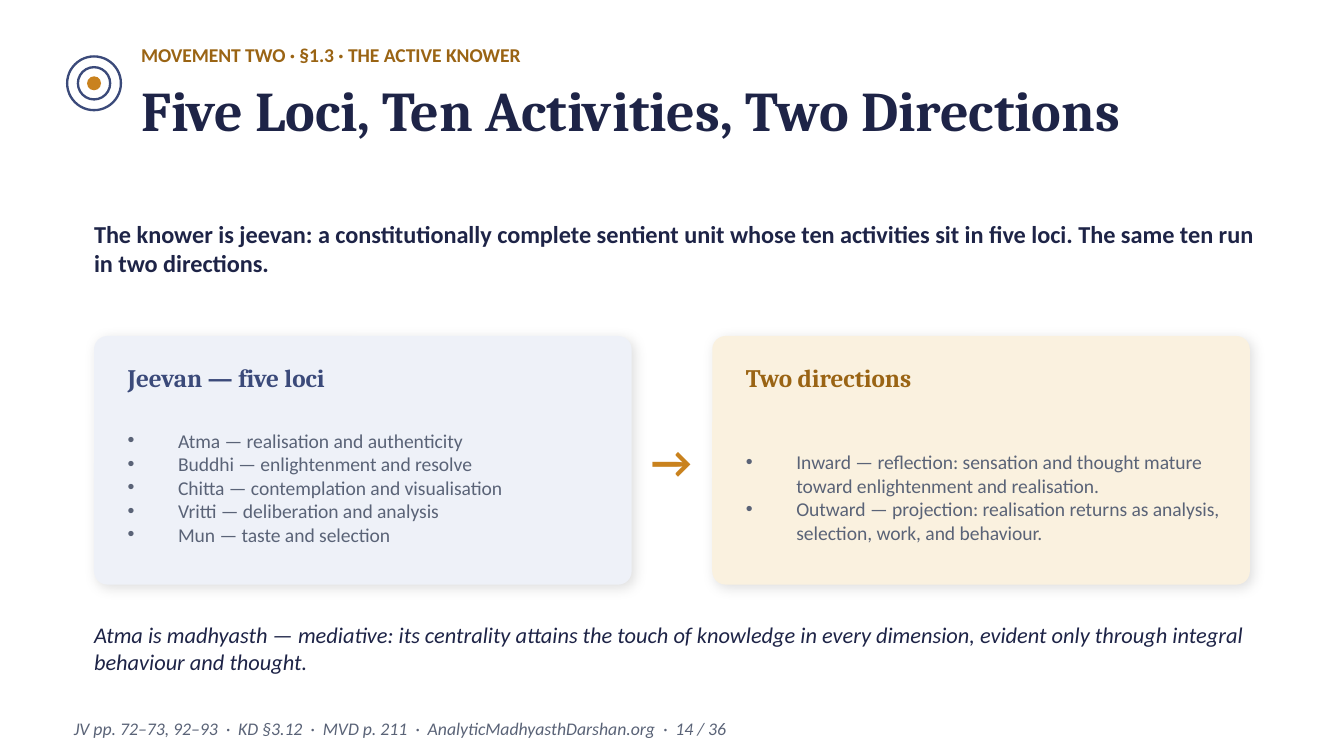
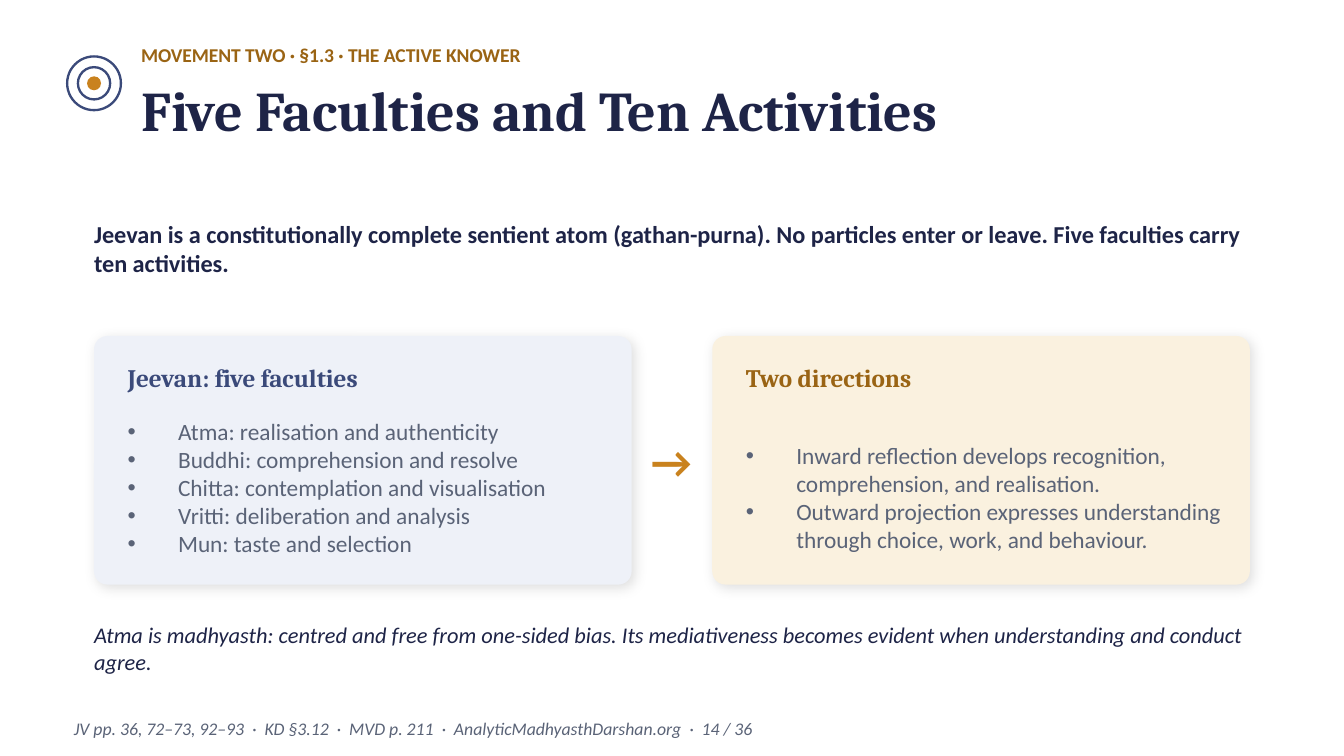
Before and after one commit to raghavamohan/AnalyticMadhyasthDarshan, a slide deck: slide 14 of Studies/The-Epistemology-of-Coexistence/The-Epistemology-of-Coexistence-Madhyasth-Darshan.pptx. Drawn at 1344x756 pixels with LibreOffice and Linux fonts; fonts in the diff are those of the drawing. Boxes give left, top, right and bottom in pixels: in the first picture for what was removed or moved away, otherwise in the second. Text is boxed around its words. In the diff, an @@ line names an element or a change of style, - is before the commit and + after.

```diff
--- a/Studies/The-Epistemology-of-Coexistence/The-Epistemology-of-Coexistence-Madhyasth-Darshan.pptx
+++ b/Studies/The-Epistemology-of-Coexistence/The-Epistemology-of-Coexistence-Madhyasth-Darshan.pptx
@@ text at [141,92,938,132]: text changed @@
-Five Loci, Ten Activities, Two Directions
+Five Faculties and Ten Activities
@@ text at [94,225,1240,272]: text changed @@
-The knower is jeevan: a constitutionally complete sentient unit whose ten activities sit in five loci. The same ten run in two directions.
+Jeevan is a constitutionally complete sentient atom (gathan-purna). No particles enter or leave. Five faculties carry ten activities.
@@ text at [128,369,358,393]: text changed @@
-Jeevan — five loci
+Jeevan: five faculties
@@ text at [178,424,546,552]: text changed; size 10.5 to 12.5 pt @@
-• Atma — realisation and authenticity
-• Buddhi — enlightenment and resolve
-• Chitta — contemplation and visualisation
-• Vritti — deliberation and analysis
-• Mun — taste and selection
+• Atma: realisation and authenticity
+• Buddhi: comprehension and resolve
+• Chitta: contemplation and visualisation
+• Vritti: deliberation and analysis
+• Mun: taste and selection
@@ text at [796,448,1221,552]: text changed; size 10.5 to 12.5 pt @@
-• Inward — reflection: sensation and thought mature toward enlightenment and realisation.
-• Outward — projection: realisation returns as analysis, selection, work, and behaviour.
+• Inward reflection develops recognition, comprehension, and realisation.
+• Outward projection expresses understanding through choice, work, and behaviour.
@@ text at [94,627,1242,674]: text changed @@
-Atma is madhyasth — mediative: its centrality attains the touch of knowledge in every dimension, evident only through integral behaviour and thought.
+Atma is madhyasth: centred and free from one-sided bias. Its mediativeness becomes evident when understanding and conduct agree.
@@ text at [74,722,752,738]: text changed @@
-JV pp. 72–73, 92–93 · KD §3.12 · MVD p. 211 · AnalyticMadhyasthDarshan.org · 14 / 36
+JV pp. 36, 72–73, 92–93 · KD §3.12 · MVD p. 211 · AnalyticMadhyasthDarshan.org · 14 / 36
```
Also in this commit, not shown: 33 other slides changed, 1 other file.
